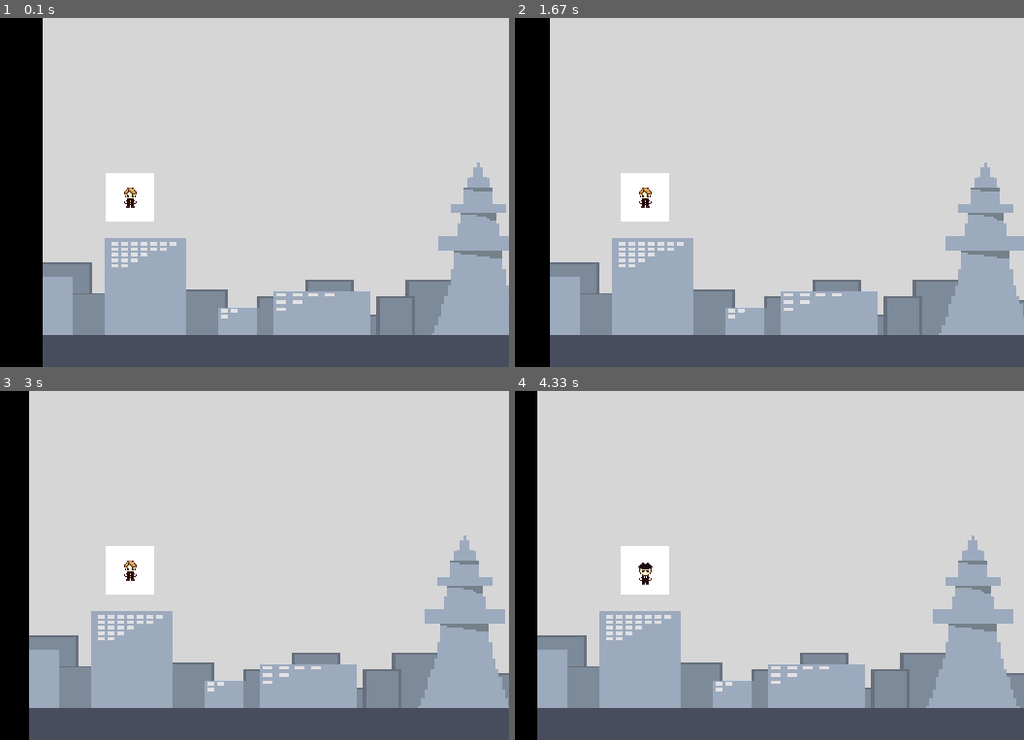
Above: before the commit, frames 1-4 (two rows, left to right).
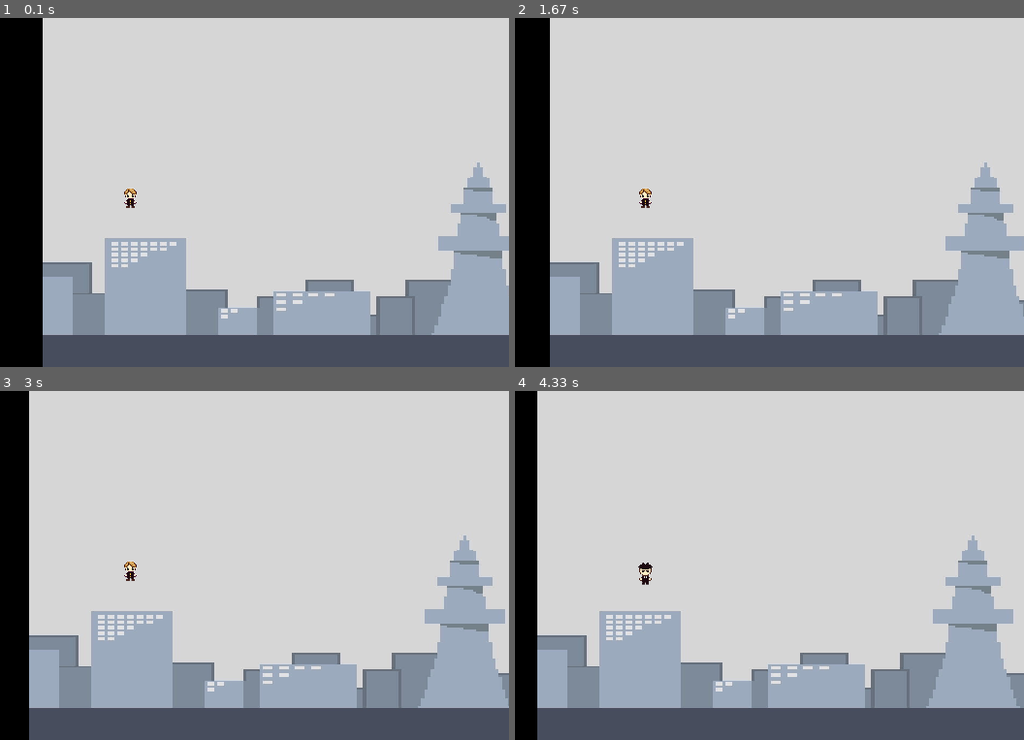
Above: after the commit, the same moments.

Repository: s1f10220290/game-development
Game: pygame game, started from my_flask_app/image.py
The game is run twice, just before and just after one commit, with the same random seed, the same clock (stepped at 60 frames per second) and the same inputs.
Inputs:
- Up to frame 1 (0.1 s): no input
- Up to frame 2 (1.67 s): no input
- Up to frame 3 (3 s): no input
- Up to frame 4 (4.33 s): no input

The runs differ from the first frame. In frame 1, 1.2% of the frame differs, in the area x 20-31%, y 44-59%; in frame 2, 1.2%; in frame 3, 1.2%; in frame 4, 1.2%.

Commit message:
キャラの背景透明化

Diff:
--- a/my_flask_app/image.py
+++ b/my_flask_app/image.py
@@ -8,8 +8,8 @@
     clock = pygame.time.Clock()
     img_bg = pygame.image.load("bg1.jpeg") #背景画像の読み込み
     img_chara = [
-        pygame.image.load("chara1.jpeg"),
-        pygame.image.load("chara2.jpeg")
+        pygame.image.load("chara1.png"),
+        pygame.image.load("chara2.png")
     ]
 
      # 背景画像のサイズをウィンドウサイズに合わせて調整
Binary file removed: chara1.jpeg
Binary file added: chara1.png
Binary file removed: chara2.jpeg
Binary file added: chara2.png
